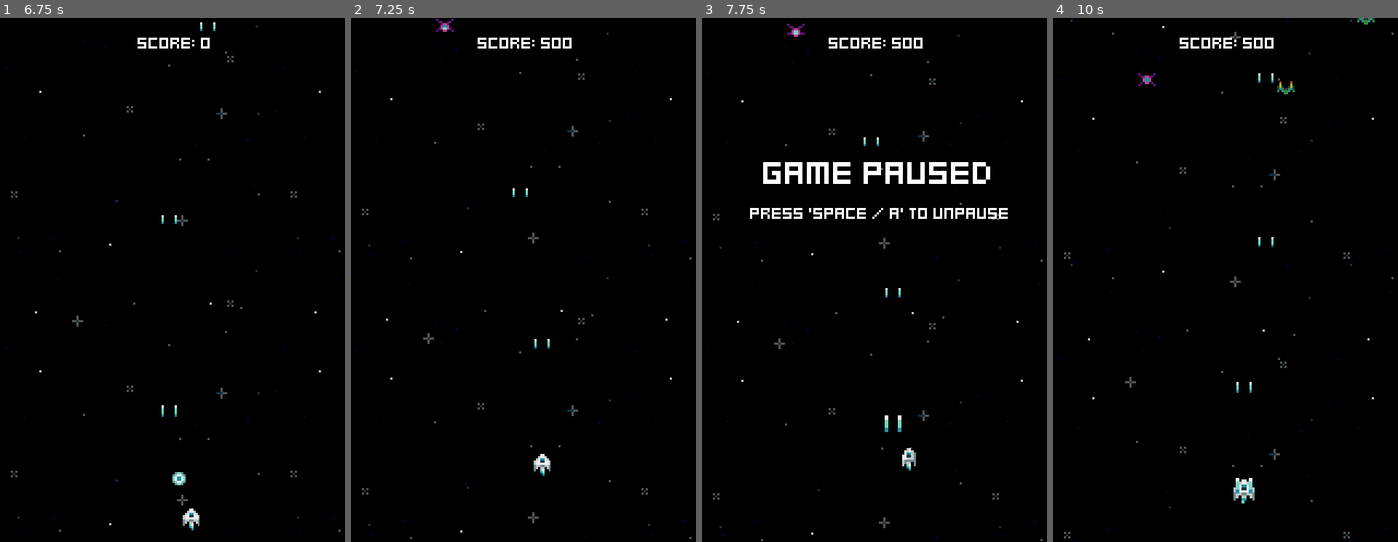
Above: before the commit, frames 1-4 (left to right).
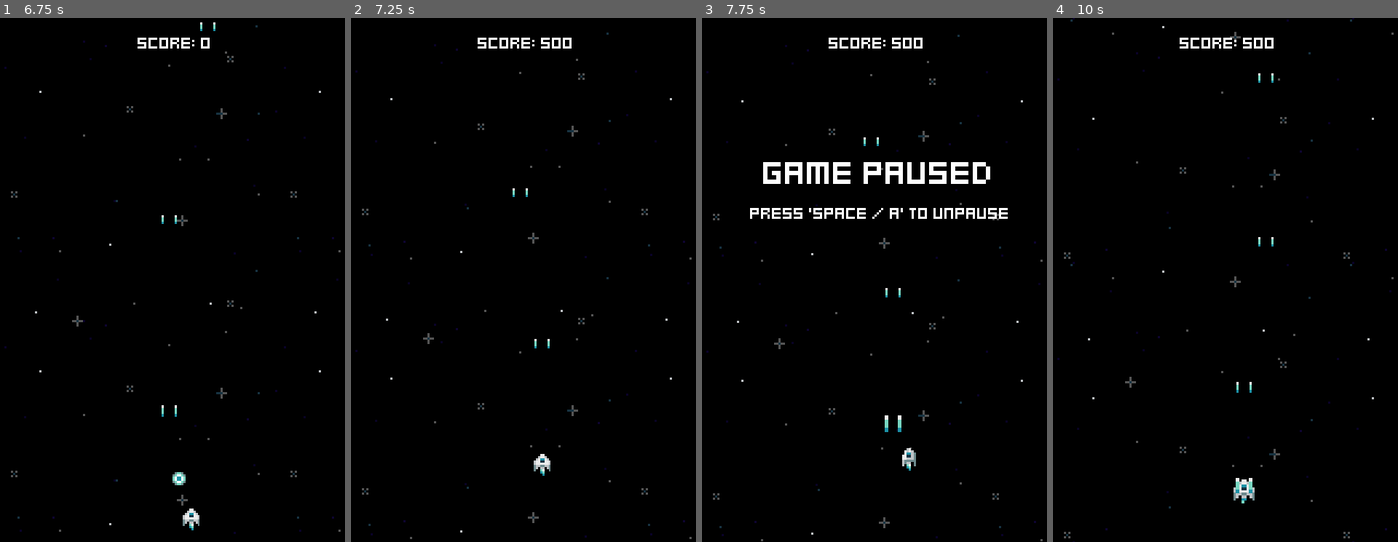
Above: after the commit, the same moments.

Repository: jacristi/godot-space-shooter
Game: Godot game, scene res://ui/menu.tscn
Two runs of this game, one before a commit and one after it. Both use one fixed random seed, a clock stepped at 60 frames per second and the inputs below.
Inputs:
- Up to frame 1 (6.75 s): tap Space (fire) at 0.5, 0.6, 1.25, 1.35, 2, 2.1, 2.75, 2.85, 3.5, 3.6, 4.25, 4.35, 5.1, 5.85, 6.6 s; hold D (move_right) 0.53-1.28 s; hold S (move_down) 1.28-2.03 s; hold D (move_right) 2.03-2.78 s; hold W (move_up) 2.78-3.53 s; hold A (move_left) 3.53-5.03 s; hold S (move_down) 5.03-5.78 s; hold D (move_right) 5.78-6.53 s; hold W (move_up) from 6.53 s (still down)
- Up to frame 2 (7.25 s): keep holding W (move_up)
- Up to frame 3 (7.75 s): release W (move_up) at 7.28 s; hold D (move_right) from 7.28 s (still down); tap Space (fire) at 7.35 s
- Up to frame 4 (10 s): release D (move_right) at 8.03 s; hold S (move_down) 8.03-8.78 s; tap Space (fire) at 8.1, 8.85, 9.6 s; hold A (move_left) 8.78-9.53 s; hold W (move_up) from 9.53 s (still down)

Frame 1 is identical in both runs. In frame 2, less than 0.1% of the frame differs, in the area x 24-30%, y 0-3%; in frame 3, less than 0.1%; in frame 4, 0.2%, in the area x 24-94%, y 0-15%.

Commit message:
feat: disable boss for now, enable new enemy

Diff:
--- a/enemies/enemy_generator.gd
+++ b/enemies/enemy_generator.gd
@@ -4,6 +4,7 @@
 @export var YellowEnemyScene: PackedScene
 @export var PinkEnemyScene: PackedScene
 @export var RedEnemyScene: PackedScene
+@export var HomingEnemyScene: PackedScene
 
 @export var BossScenes: Array[PackedScene]
 var current_boss_index := 0
@@ -19,9 +20,7 @@
 @onready var yellow_enemy_spawn_timer: Timer = $YellowEnemySpawnTimer
 @onready var pink_enemy_spawn_timer: Timer   = $PinkEnemySpawnTimer
 @onready var red_enemy_spawn_timer: Timer = $RedEnemySpawnTimer
-
-@onready var boss_event_start_timer: Timer = $BossEventStartTimer
-@onready var boss_event_end_timer: Timer = $BossEventEndTimer
+@onready var homing_enemy_spawn_timer: Timer = $HomingEnemySpawnTimer
 
 var is_boss_event_in_progress = false
 
@@ -30,6 +29,7 @@
     'yellow': false,
     'pink':   false,
     'red':    false,
+    'homing': false,
 }
 
 signal boss_event_complete()
@@ -66,6 +66,14 @@
             )
         )
 
+    homing_enemy_spawn_timer.timeout.connect(
+        handle_enemy_spawn.bind(
+            HomingEnemyScene,
+            homing_enemy_spawn_timer,
+            120
+            )
+        )
+
 
 func enable_new_enemy(enemy_type: String) -> void:
     if not enemy_types_enabled.has(enemy_type):
@@ -86,6 +94,9 @@
     if enemy_type == 'red':
         red_enemy_spawn_timer.process_mode = Node.PROCESS_MODE_INHERIT
 
+    if enemy_type == 'homing':
+        homing_enemy_spawn_timer.process_mode = Node.PROCESS_MODE_INHERIT
+
     enemy_types_enabled[enemy_type] = true
 
 
@@ -95,38 +106,12 @@
         time_offset: float=1.0
     ) -> void:
 
-    if not is_boss_event_in_progress:
-        spawner_component.scene = enemy_scene
-        spawner_component.spawn(
-            Vector2(
-                randf_range(margin, screen_width-margin),
-                -16
-                )
-            )
-    var spawn_rate = time_offset / (0.5 + (game_stats.score * 0.01))
-    timer.start(spawn_rate + randf_range(0.25, 0.5))
-
-
-func handle_boss_event_end() -> void:
-    boss_event_end_timer.start()
-    await boss_event_end_timer.timeout
-    boss_event_complete.emit()
-    is_boss_event_in_progress = false
-
-
-func handle_boss_event_start() -> void:
-    boss_event_start_timer.start()
-    await boss_event_start_timer.timeout
-    handle_boss_event()
-
-
-func handle_boss_event() -> void:
-    spawner_component.scene = BossScenes[current_boss_index]
-    current_boss_index += 1
-    var boss_instance = spawner_component.spawn(
+    spawner_component.scene = enemy_scene
+    spawner_component.spawn(
         Vector2(
             randf_range(margin, screen_width-margin),
             -16
             )
         )
-    boss_instance.stats_component.no_health.connect(handle_boss_event_end)
+    var spawn_rate = time_offset / (0.5 + (game_stats.score * 0.01))
+    timer.start()#spawn_rate + randf_range(0.25, 0.5))
--- a/enemies/enemy_generator.tscn
+++ b/enemies/enemy_generator.tscn
@@ -8,6 +8,7 @@
 [ext_resource type="PackedScene" uid="uid://3xntr8qxh4wt" path="res://enemies/red_enemy.tscn" id="5_jkhfx"]
 [ext_resource type="Resource" uid="uid://xq5q3g3tvjm1" path="res://resources/game_stats.tres" id="5_qxjov"]
 [ext_resource type="PackedScene" uid="uid://b00xggipdcllj" path="res://enemies/bosses/boss_1.tscn" id="6_k2k3b"]
+[ext_resource type="PackedScene" uid="uid://dcfckrb4gg888" path="res://enemies/homing_enemy.tscn" id="6_tixj5"]
 
 [node name="EnemyGenerator" type="Node2D"]
 script = ExtResource("1_x4h81")
@@ -15,6 +16,7 @@
 YellowEnemyScene = ExtResource("3_gs4yf")
 PinkEnemyScene = ExtResource("4_fjmyt")
 RedEnemyScene = ExtResource("5_jkhfx")
+HomingEnemyScene = ExtResource("6_tixj5")
 BossScenes = Array[PackedScene]([ExtResource("6_k2k3b")])
 game_stats = ExtResource("5_qxjov")
 
@@ -22,21 +24,31 @@
 script = ExtResource("2_6o3sb")
 
 [node name="GreenEnemySpawnTimer" type="Timer" parent="."]
-wait_time = 2.0
+wait_time = 3.0
 one_shot = true
 autostart = true
 
 [node name="YellowEnemySpawnTimer" type="Timer" parent="."]
-wait_time = 3.0
+process_mode = 4
+wait_time = 5.0
 one_shot = true
 autostart = true
 
 [node name="PinkEnemySpawnTimer" type="Timer" parent="."]
+process_mode = 4
+wait_time = 12.0
 one_shot = true
 autostart = true
 
 [node name="RedEnemySpawnTimer" type="Timer" parent="."]
-wait_time = 50.0
+process_mode = 4
+wait_time = 35.0
+one_shot = true
+autostart = true
+
+[node name="HomingEnemySpawnTimer" type="Timer" parent="."]
+process_mode = 4
+wait_time = 45.0
 one_shot = true
 autostart = true
 
--- a/scenes/game.gd
+++ b/scenes/game.gd
@@ -19,20 +19,23 @@
 
 func handle_score_based_events(new_score: int) -> void:
     # when score reaches certain levels, start event
-    #if new_score > 25:
-        #enemy_generator.enable_new_enemy("yellow")
-#
-    #if new_score > 80:
-        #enemy_generator.enable_new_enemy("pink")
-#
-    #if new_score > 100:
-        #enemy_generator.enable_new_enemy("red")
+    if new_score > 25:
+        enemy_generator.enable_new_enemy("yellow")
 
-    if new_score > 550 and new_score < 700 and is_event_in_progress == false:
-        is_event_in_progress = true
-        print("START BOSS EVENT!")
-        enemy_generator.is_boss_event_in_progress = true
-        enemy_generator.handle_boss_event_start()
+    if new_score > 100:
+        enemy_generator.enable_new_enemy("pink")
+
+    if new_score > 300:
+        enemy_generator.enable_new_enemy("red")
+
+    if new_score > 500:
+        enemy_generator.enable_new_enemy("homing")
+
+    #if new_score > 550 and new_score < 700 and is_event_in_progress == false:
+        #is_event_in_progress = true
+        #print("START BOSS EVENT!")
+        #enemy_generator.is_boss_event_in_progress = true
+        #enemy_generator.handle_boss_event_start()
 
 
 func event_over():
Not shown: 1 places in enemies/enemy_generator.tscn that only renumber resources
